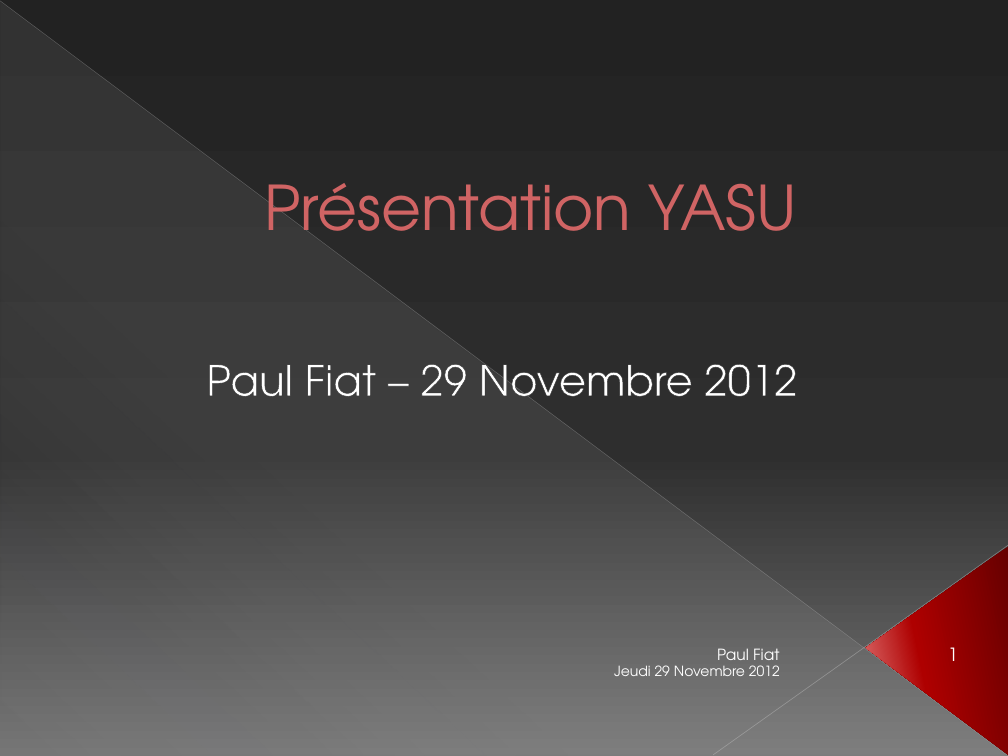
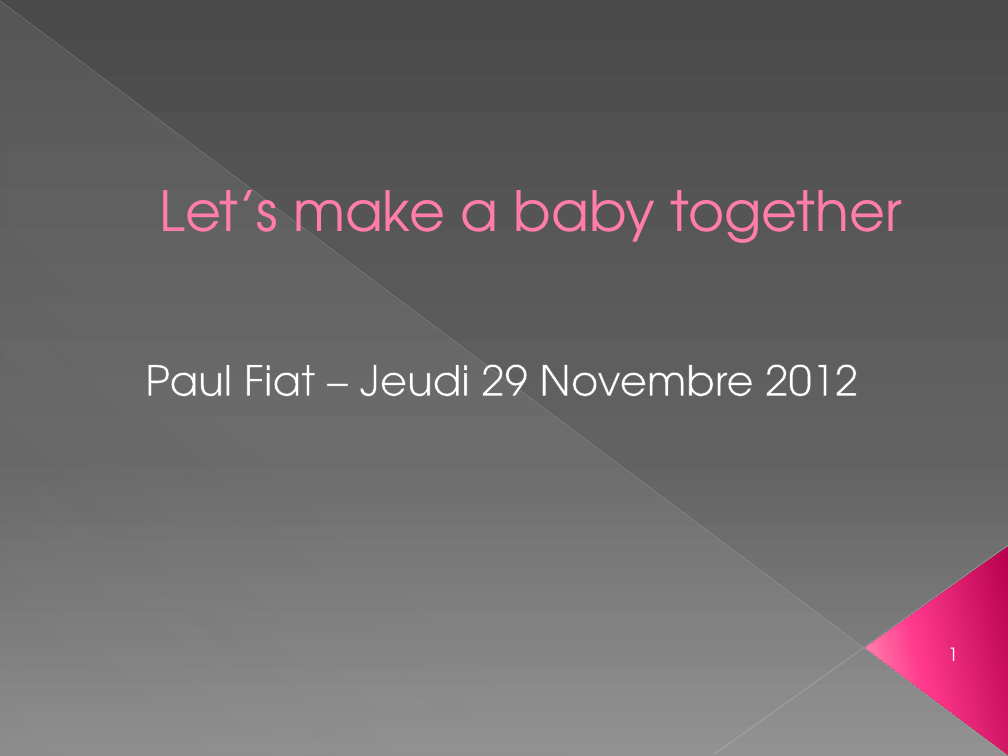
Before and after one commit to Nyarlygames/OBG, a slide deck: slide 1 of GD/Présentation.pptx. Drawn at 1008x756 pixels with LibreOffice and Linux fonts; fonts in the diff are those of the drawing. Boxes give left, top, right and bottom in pixels: in the first picture for what was removed or moved away, otherwise in the second. Text is boxed around its words. In the diff, an @@ line names an element or a change of style, - is before the commit and + after.

```diff
--- a/GD/Présentation.pptx
+++ b/GD/Présentation.pptx
@@ background gradient #232323 to #2E2E2E to #757575 to gradient #4A4A4A to #626262 to #8C8C8C @@
@@ line (0, 1) - (1007, 755): stroke #B6B6B6 0.39 pt to #BFBFBF 0.39 pt @@
@@ right triangle at (1, 2, 1007, 756): fill gradient #DEDEE0 to gradient #D2D2D2 @@
@@ title at (160, 190, 902, 243): text changed; size 44 to 39.6 pt; text colour #D06464 to #FF7DA7 @@
-Présentation YASU
+Let’s make a baby together
@@ subtitle at (145, 364, 858, 396): text changed @@
-Paul Fiat – 29 Novembre 2012
+Paul Fiat – Jeudi 29 Novembre 2012
@@ line (1008, 545) - (713, 755): stroke #BEBEBE 0.47 pt to #C6C6C6 0.47 pt @@
@@ triangle at (865, 547, 1008, 755): fill gradient #670000 to #AE0000 to #E47D7D to gradient #B8014E to #FF388C to #FF9CB9 @@
@@ text removed at (717, 648, 779, 667) @@
-Paul Fiat
@@ text removed at (614, 665, 780, 676) @@
-Jeudi 29 Novembre 2012
```
Also in this commit, not shown: 10 other slides changed, 2 slides added, 37 other files.
